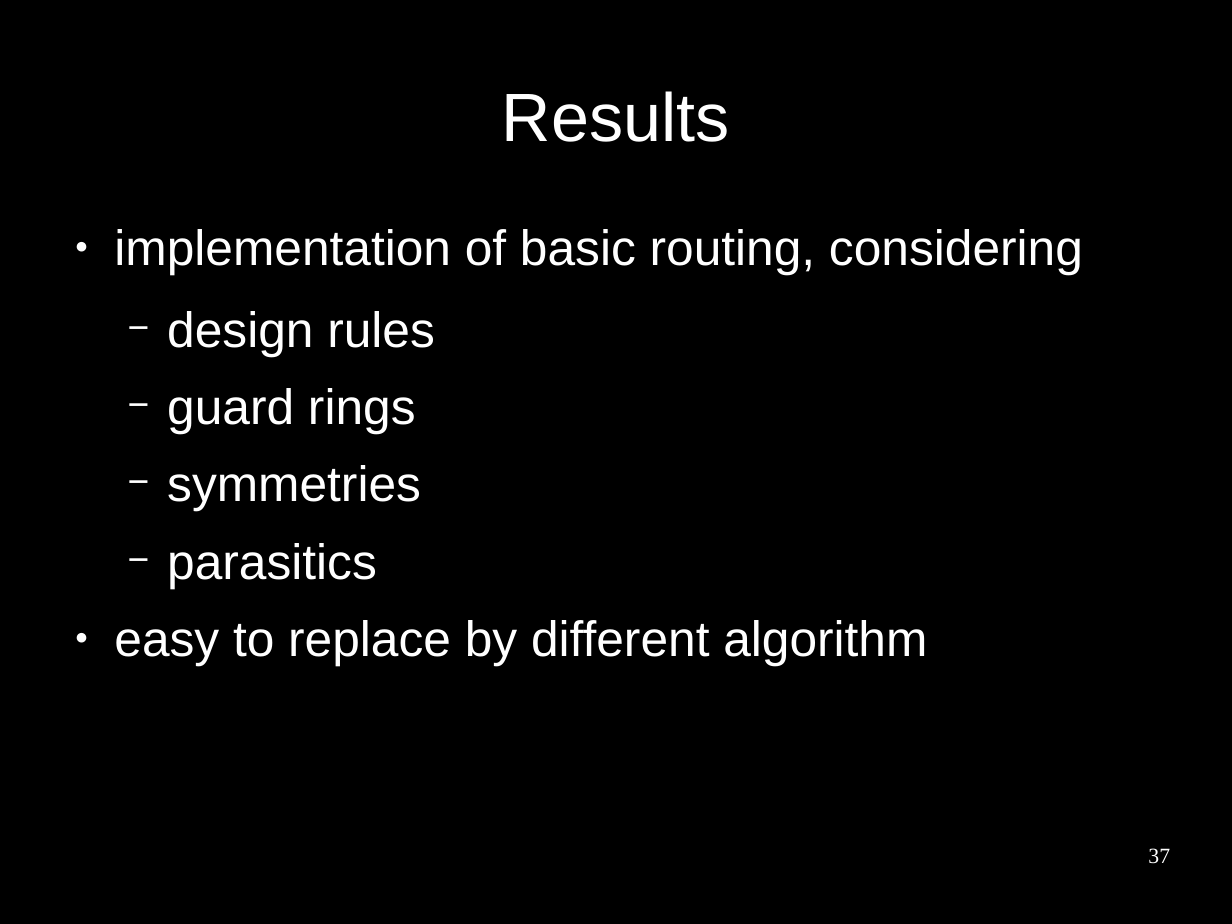
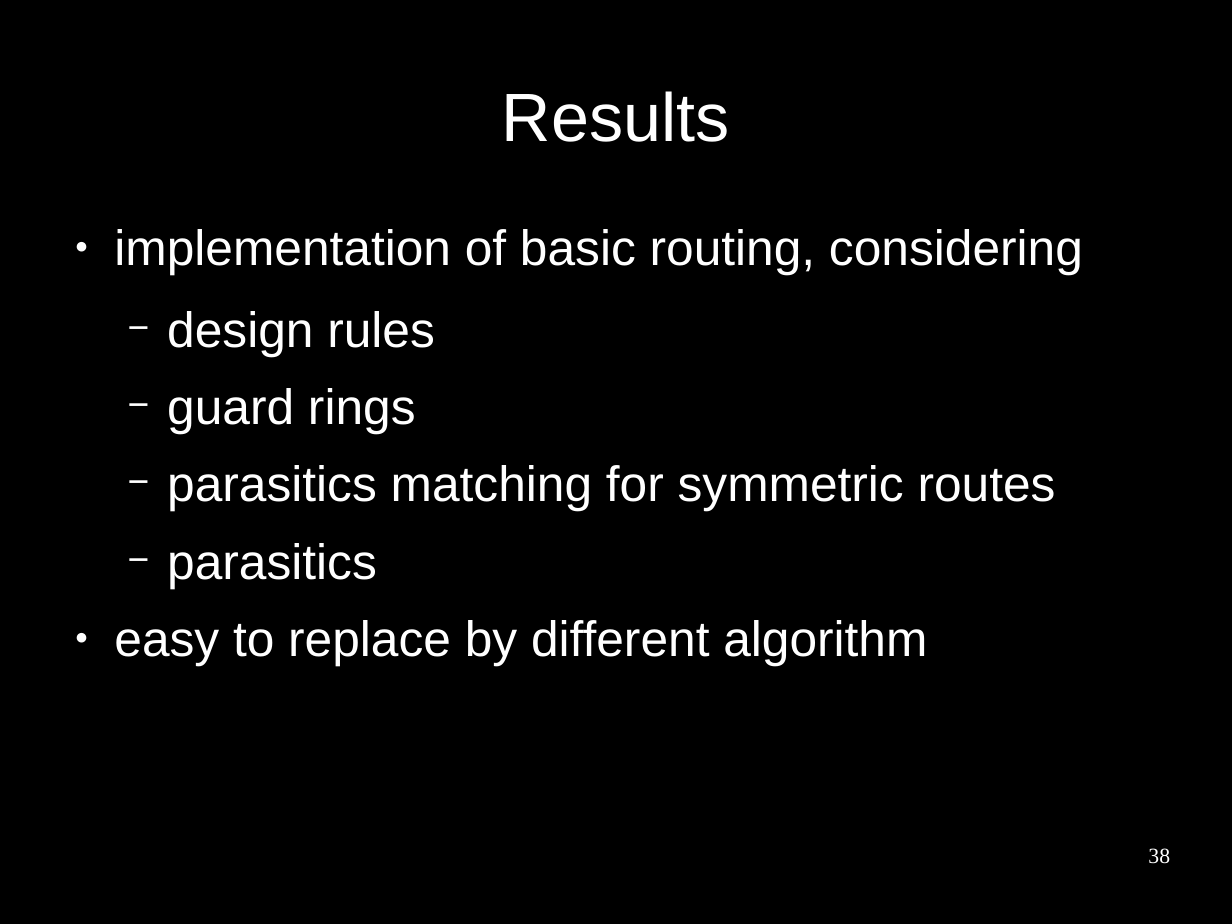
Before and after one commit to benediktibk/bachelorthesis, a slide deck: slide 38 of presentation.odp (slide 37 before the commit). Drawn at 1232x924 pixels with LibreOffice and Linux fonts; fonts in the diff are those of the drawing; background and template pictures are left out. Boxes give left, top, right and bottom in pixels: in the first picture for what was removed or moved away, otherwise in the second. Text is boxed around its words. In the diff, an @@ line names an element or a change of style, - is before the commit and + after.

```diff
--- a/presentation.odp
+++ b/presentation.odp
@@ text at <box>167,465,1056,511</box>: text changed @@
-  − symmetries
+  − parasitics matching for symmetric routes
@@ page number at <box>1148,848,1170,864</box>: text changed @@
-37
+38
```
Also in this commit, not shown: 10 other slides changed, 1 slide added, 3 other files.
